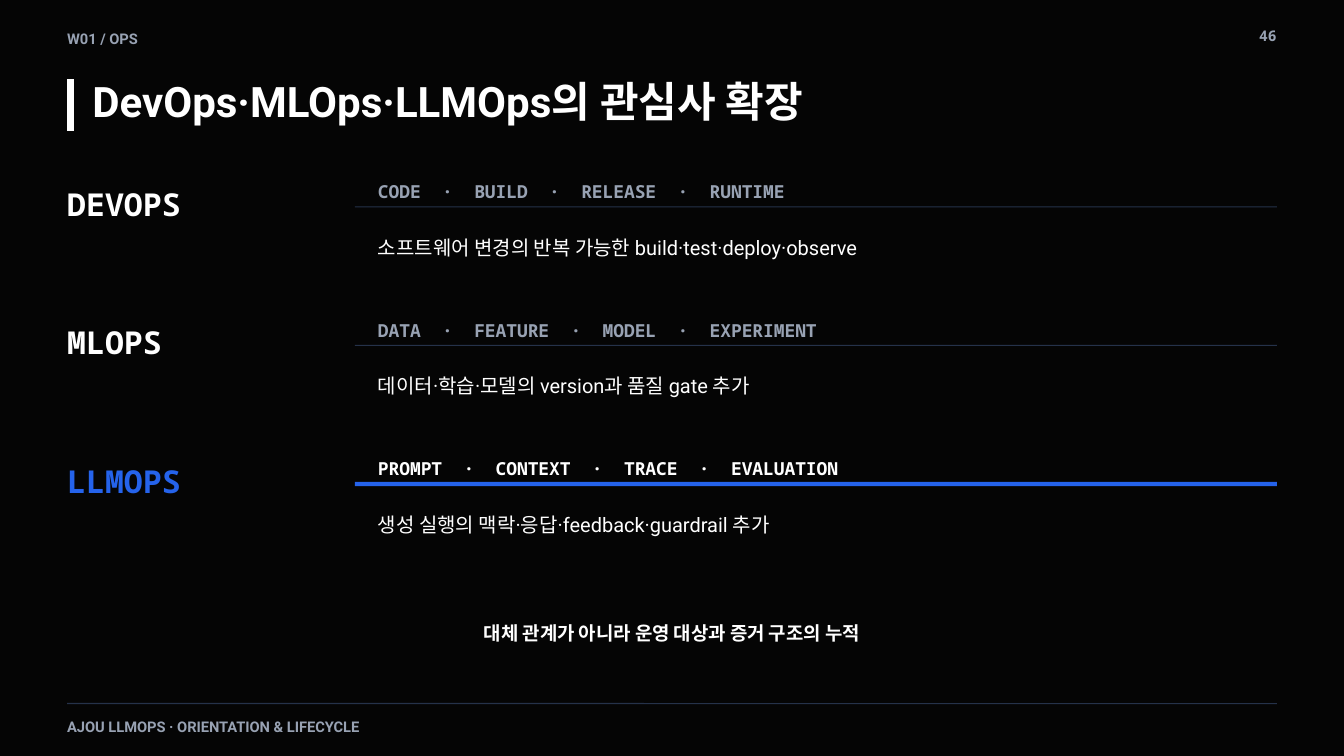
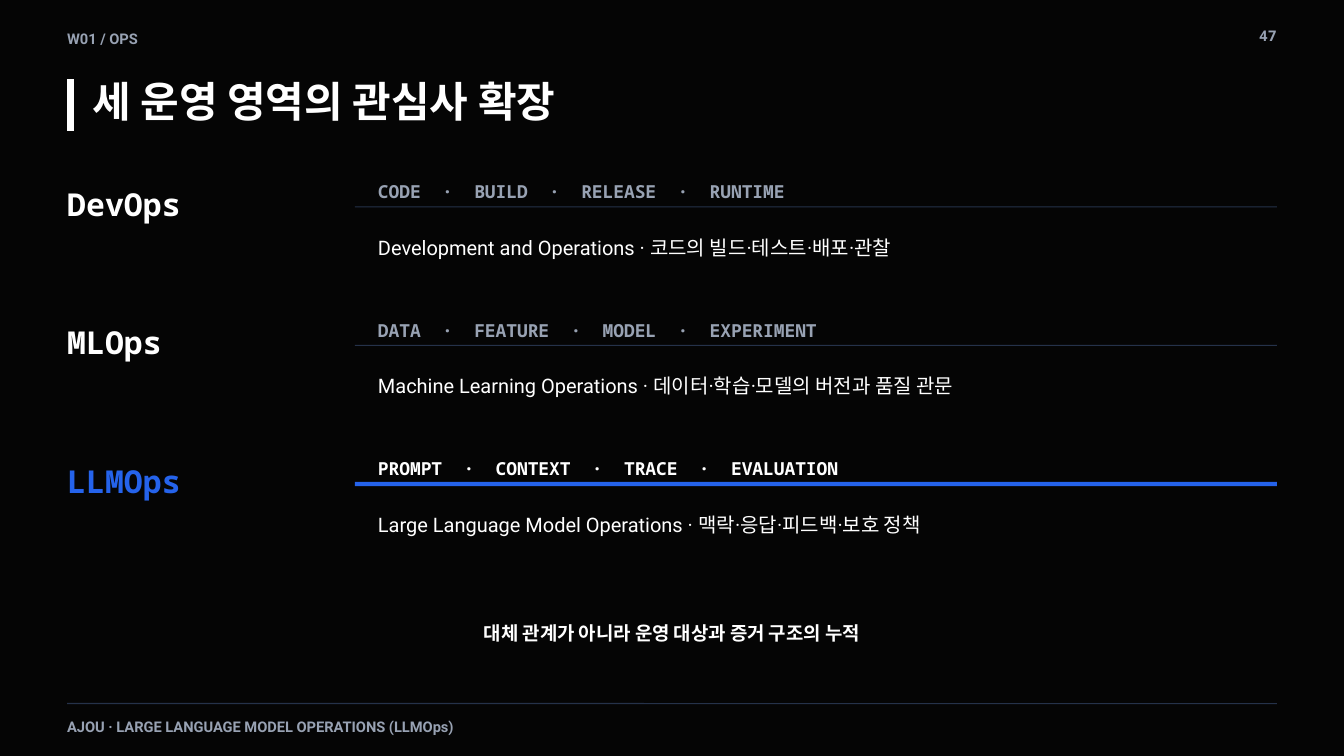
Before and after one commit to smilesjcha/llmops-16week, a slide deck: slide 47 of week01/lecture/01_week1_llmops_kickoff.pptx (slide 46 before the commit). Drawn at 1344x756 pixels with LibreOffice and Linux fonts; fonts in the diff are those of the drawing. Boxes give left, top, right and bottom in pixels: in the first picture for what was removed or moved away, otherwise in the second. Text is boxed around its words. In the diff, an @@ line names an element or a change of style, - is before the commit and + after.

```diff
--- a/week01/lecture/01_week1_llmops_kickoff.pptx
+++ b/week01/lecture/01_week1_llmops_kickoff.pptx
@@ text at <box>1259,30,1277,41</box>: text changed @@
-46
+47
@@ text at <box>92,81,555,121</box>: text changed @@
-DevOps·MLOps·LLMOps의 관심사 확장
+세 운영 영역의 관심사 확장
@@ text at <box>67,193,180,224</box>: text changed @@
-DEVOPS
+DevOps
@@ text at <box>378,238,891,259</box>: text changed @@
-소프트웨어 변경의 반복 가능한 build·test·deploy·observe
+Development and Operations · 코드의 빌드·테스트·배포·관찰
@@ text at <box>67,331,162,362</box>: text changed @@
-MLOPS
+MLOps
@@ text at <box>378,376,953,397</box>: text changed @@
-데이터·학습·모델의 version과 품질 gate 추가
+Machine Learning Operations · 데이터·학습·모델의 버전과 품질 관문
@@ text at <box>67,470,180,501</box>: text changed @@
-LLMOPS
+LLMOps
@@ text at <box>378,515,921,536</box>: text changed @@
-생성 실행의 맥락·응답·feedback·guardrail 추가
+Large Language Model Operations · 맥락·응답·피드백·보호 정책
@@ text at <box>67,720,454,735</box>: text changed @@
-AJOU LLMOPS · ORIENTATION & LIFECYCLE
+AJOU · LARGE LANGUAGE MODEL OPERATIONS (LLMOps)
```
Also in this commit, not shown: 60 other slides changed, 19 slides added, 18 slides removed, 22 other files.
